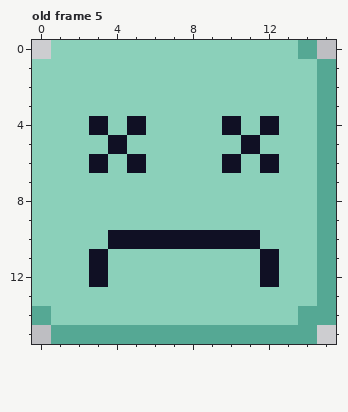
A pixel-art file gets an edit: art/bob.aseprite. The picture above was drawn from the file before the commit.
16x16 pixels, 5 frames. Shown: old frame 5.
After:
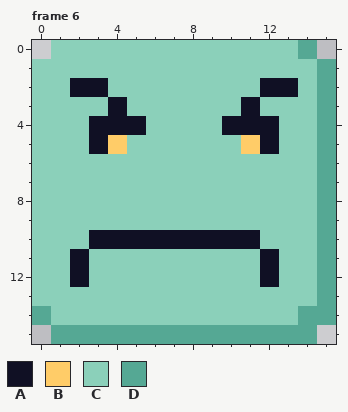
Palette (. is transparent): A #101024  B #ffcc68  C #8bd0ba  D #55a894
A new or re-ordered frame is compared with the old frame closest to it.
Log entry: Adding sprite for shaking effect
Changes in this commit:
frames 5 -> 6
--- frame 6 is new; against old frame 5, layer "Layer 1"
@@ x 0..15 @@
  1 CCCCCCCCCCCCCCCD
- 2 CCCCCCCCCCCCCCCD
- 3 CCCCCCCCCCCCCCCD
- 4 CCCACACCCCACACCD
- 5 CCCCACCCCCCACCCD
- 6 CCCACACCCCACACCD
+ 2 CCAACCCCCCCCAACD
+ 3 CCCCACCCCCCACCCD
+ 4 CCCAAACCCCAAACCD
+ 5 CCCABCCCCCCBACCD
+ 6 CCCCCCCCCCCCCCCD
  7 CCCCCCCCCCCCCCCD
@@ x 0..5 @@
  9 CCCCCC
-10 CCCCAA
-11 CCCACC
-12 CCCACC
+10 CCCAAA
+11 CCACCC
+12 CCACCC
 13 CCCCCC
Changed places in both pictures, as pixel boxes (x1, y1, x2, y2):
changed: (70, 78, 146, 287)
changed: (222, 78, 298, 173)
